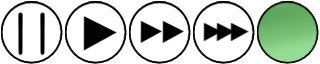
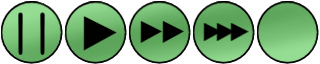
Layered file, before and after one edit (320 × 64). Changes by layer:
painted on "Paint Layer 2" (7th of 8) over [1, 1, 190, 63]
hid "Copy of Paint Layer 4", painted on it over [1, 1, 254, 63]
showed "Paint Layer 4" (1st of 2, in "Group 3"), painted on it over [1, 1, 254, 63]
